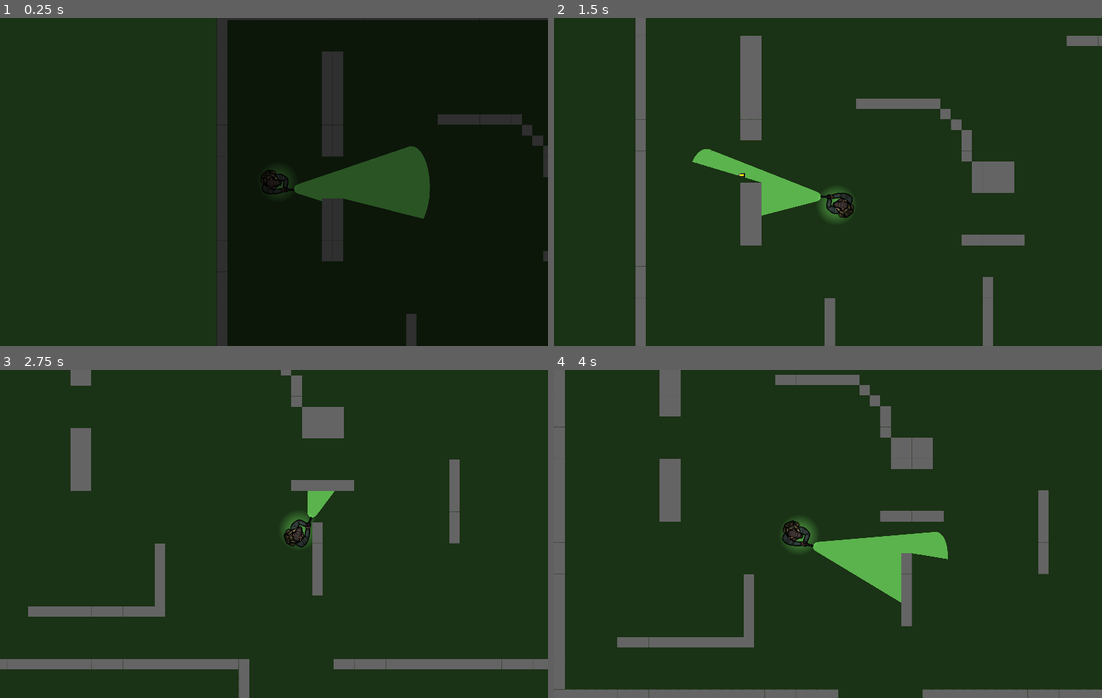
Above: before the commit, frames 1-4 (two rows, left to right).
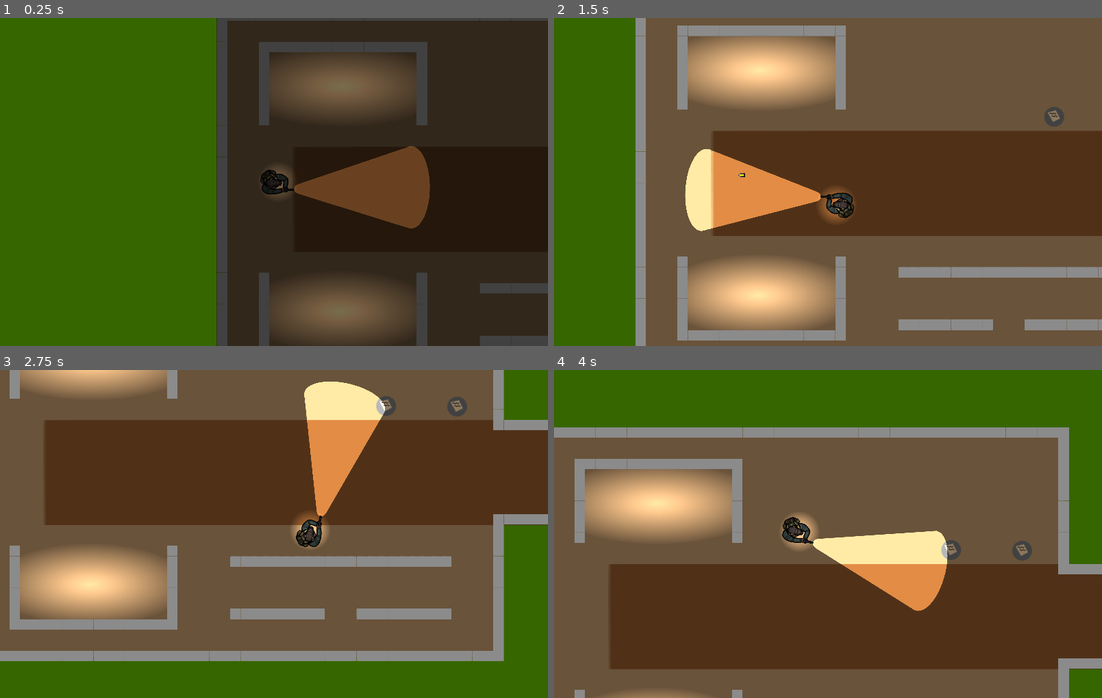
Above: after the commit, the same moments.

Repository: JustinJLi/game_dev_project
Game: Godot game, scene res://Assets/Environment/tutorial.tscn
Same seed, same stepped clock (60 frames per second), same inputs: the game is played once before the commit and once after it. Before the commit the project starts from res://Assets/Environment/world.tscn.
Inputs (mouse positions are in pixels of both pictures, inside the frame that each line leads up to):
- Up to frame 1 (0.25 s): no input
- Up to frame 2 (1.5 s): move the mouse to (948, 165) at 0.52 s; hold Right (right) 0.53-1.28 s; hold E (advance_dialog) 0.53-1.28 s; move the mouse to (718, 198) at 1.27 s; hold S (down) from 1.28 s (still down); click (718, 198) at 1.35 s
- Up to frame 3 (2.75 s): move the mouse to (328, 461) at 2.02 s; release S (down) at 2.03 s; hold Right (right) from 2.03 s (still down); hold E (advance_dialog) from 2.03 s (still down)
- Up to frame 4 (4 s): move the mouse to (800, 599) at 2.77 s; release Right (right) at 2.78 s; release E (advance_dialog) at 2.78 s; hold Up (up) 2.78-3.53 s; click (800, 599) at 2.85 s; move the mouse to (992, 583) at 3.52 s; hold Left (left) from 3.53 s (still down); hold E (advance_dialog) from 3.53 s (still down)

The runs differ from the first frame. In frame 1, 96% of the frame differs, in the area x 0-100%, y 0-100%; in frame 2, 100%; in frame 3, 100%; in frame 4, 100%.

Commit message:
added placeholder sfx for player detection

Diff:
--- a/Assets/Enemy/enemy.tscn
+++ b/Assets/Enemy/enemy.tscn
@@ -24,6 +24,7 @@
 [ext_resource type="Script" path="res://States/state_machine.gd" id="22_qwo38"]
 [ext_resource type="Script" path="res://States/enemy_follow.gd" id="23_k1osr"]
 [ext_resource type="Script" path="res://States/idle_enemy.gd" id="24_vae1h"]
+[ext_resource type="AudioStream" uid="uid://e5a66svb0fl1" path="res://Assets/detected.mp3" id="25_hqxeu"]
 
 [sub_resource type="CanvasItemMaterial" id="CanvasItemMaterial_bhy5h"]
 light_mode = 2
@@ -146,4 +147,7 @@
 script = ExtResource("24_vae1h")
 enemy = NodePath("../..")
 
+[node name="Detected" type="AudioStreamPlayer2D" parent="StateMachine/Idle"]
+stream = ExtResource("25_hqxeu")
+
 [connection signal="area_entered" from="enemy_hitbox" to="." method="_on_area_2d_area_entered"]
--- a/Assets/Environment/tutorial.tscn
+++ b/Assets/Environment/tutorial.tscn
@@ -78,7 +78,6 @@
 shape = SubResource("RectangleShape2D_kus0f")
 
 [node name="SceneTransition" parent="." instance=ExtResource("6_umigm")]
-visible = false
 
 [node name="PointLight2D2" type="PointLight2D" parent="."]
 position = Vector2(187, 459)
--- a/States/enemy_follow.gd
+++ b/States/enemy_follow.gd
@@ -4,7 +4,7 @@
 var player: CharacterBody2D
 
 @export var enemy: CharacterBody2D
-@export var move_speed := 100.0
+@export var move_speed := 150.0
 
 func Enter():
 	player = get_tree().get_first_node_in_group("Player")
--- a/States/idle_enemy.gd
+++ b/States/idle_enemy.gd
@@ -40,4 +40,5 @@
 
 	if direction.length() < 200:
 		print("Detected!")
+		$Detected.play()
 		Transitioned.emit(self, "Follow")
--- a/project.godot
+++ b/project.godot
@@ -11,7 +11,7 @@
 [application]
 
 config/name="final_project"
-run/main_scene="res://Assets/Environment/world.tscn"
+run/main_scene="res://Assets/Environment/tutorial.tscn"
 config/features=PackedStringArray("4.3", "Forward Plus")
 config/icon="res://icon.svg"
 
Not shown: 1 places in Assets/Enemy/enemy.tscn that only renumber resources
Not shown, added: Assets/detected.mp3.import
Not shown, added: Assets/detected.mp3
